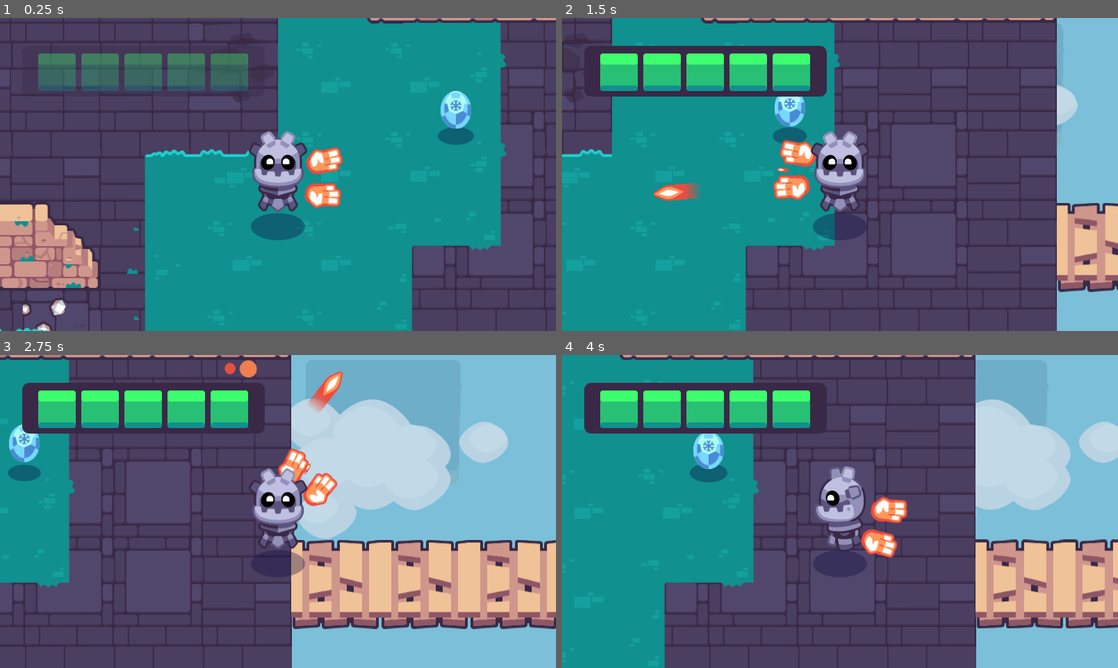
Above: before the commit, frames 1-4 (two rows, left to right).
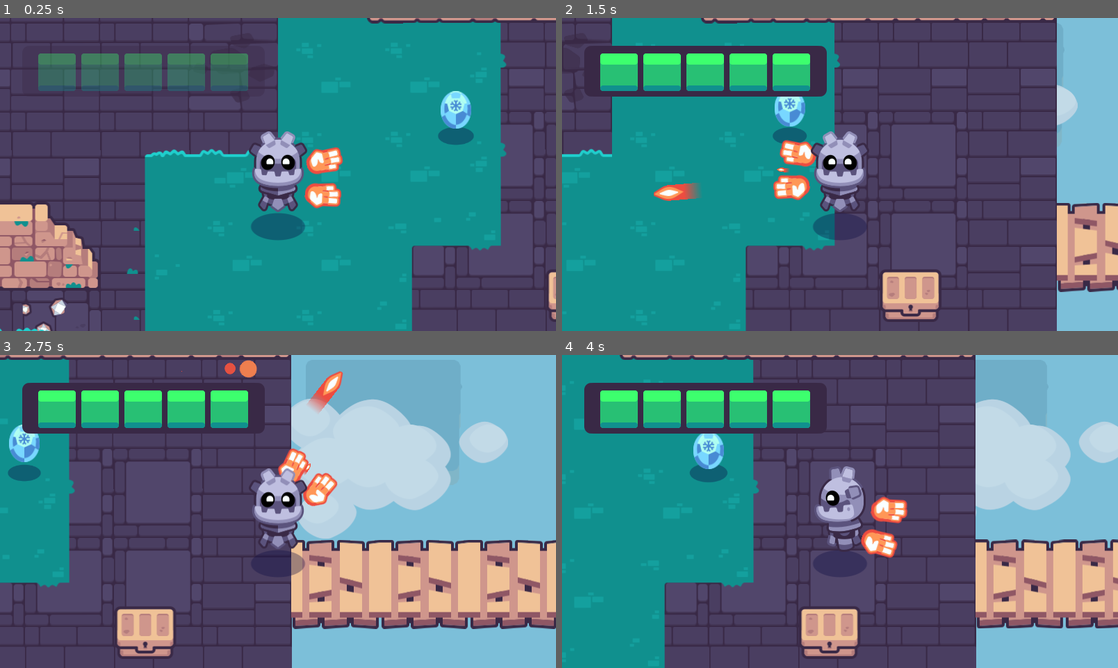
Above: after the commit, the same moments.

Repository: JuliaLui642/2d-GameDev-Courses
Game: Godot game, scene res://completed_project.tscn
Two runs of this game, one before a commit and one after it. Both use one fixed random seed, a clock stepped at 60 frames per second and the inputs below. Sound files missing from this copy of the repository are replaced by a short silence.
Inputs (mouse positions are in pixels of both pictures, inside the frame that each line leads up to):
- Up to frame 1 (0.25 s): no input
- Up to frame 2 (1.5 s): tap Enter at 0.5 s; move the mouse to (962, 158) at 0.52 s; hold D (move_right) 0.53-1.25 s; hold Mouse wheel down (cycle_weapon_down) 0.53-1.25 s; click (962, 158) at 0.67 s; drag from (728, 190) to (812, 115) at 1.27 s
- Up to frame 3 (2.75 s): move the mouse to (333, 442) at 2.02 s; press the mouse at (333, 442) at 2.03 s; hold D (move_right) from 2.03 s (still down)
- Up to frame 4 (4 s): release D (move_right) at 2.75 s; release the mouse at (895, 442) at 2.75 s; drag from (812, 574) to (745, 370) at 2.77 s; move the mouse to (1006, 558) at 3.52 s; hold A (move_left) from 3.53 s (still down); hold Mouse wheel up (cycle_weapon_up) from 3.53 s (still down)

The runs differ from the first frame. In frame 1, 0.2% of the frame differs, in the area x 98-100%, y 80-98%; in frame 2, 1.6%; in frame 3, 1.7%; in frame 4, 1.7%, in the area x 42-54%, y 80-98%.

Commit message:
add chest and spawn pickups

Diff:
--- a/02.getting-to-know-godot/levels/rooms/chests/chest.gd
+++ b/02.getting-to-know-godot/levels/rooms/chests/chest.gd
@@ -11,7 +11,7 @@
 
 func loot() -> void:
 	_animation_player.play("open")
-
+	create_pickup()
 
 func create_pickup() -> void:
 	var loot_instance = LOOT_SCENES[randi() % LOOT_SCENES.size()].instantiate()
--- a/02.getting-to-know-godot/levels/rooms/room_a.tscn
+++ b/02.getting-to-know-godot/levels/rooms/room_a.tscn
@@ -1,6 +1,7 @@
-[gd_scene load_steps=2 format=3 uid="uid://cu2rb5dl4ljte"]
+[gd_scene load_steps=3 format=3 uid="uid://cu2rb5dl4ljte"]
 
 [ext_resource type="PackedScene" uid="uid://bupkynq73ufaa" path="res://levels/base_room.tscn" id="1_plgur"]
+[ext_resource type="PackedScene" uid="uid://cl1xkaij81jjs" path="res://levels/rooms/chests/chest.tscn" id="2_cdpch"]
 
 [node name="RoomA" instance=ExtResource("1_plgur")]
 rotation = -0.00114604
@@ -13,3 +14,6 @@
 
 [node name="InvisibleWalls" parent="." index="1"]
 layer_0/tile_data = PackedInt32Array(-65532, 0, 0, -65529, 0, 0, -65528, 0, 0, -65527, 0, 0, 11, 0, 0, 65547, 0, 0, 131 …(723 unchanged characters)…
+
+[node name="Chest" parent="." index="2" instance=ExtResource("2_cdpch")]
+position = Vector2(1197.27, 640.373)
Not shown, changed: 02.getting-to-know-godot/godot_tours.log-SsRrF3
